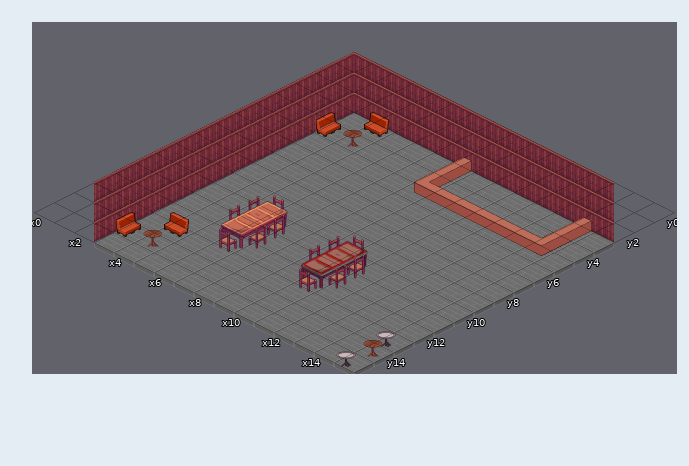
Tiled map, stored at Output/Assets/Maps/Mapa 1.5 Taberna.tmx. This is how it looked before the edit.
Cells are 128x64 px. Isometric: x runs down to the right, y down to the left. Shown: x 0..15, y 0..15.
New version:
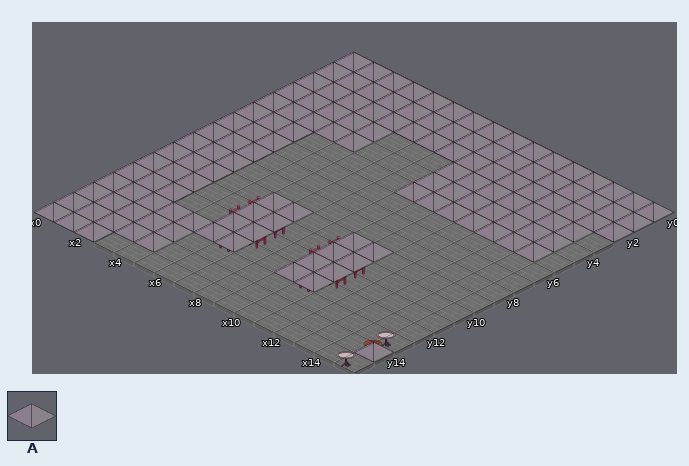
Key: from "128": A 0.
_ is an empty cell.
Tiles of an added or newly shown layer are drawn over the layers below it.
Author's note on the commit: Navigation Maps all
From old to new:
Layer "Navigation" (added):
y 0..2: x 0..15 ________________ -> AAAAAAAAAAAAAAAA
y 3..4: x 0..4 _____ -> AAAAA; x 8..14 _______ -> AAAAAAA
y 5: x 0..2 ___ -> AAA; x 8..14 _______ -> AAAAAAA
y 6..8: x 0..2 ___ -> AAA
y 9..11: x 0..2 ___ -> AAA; x 5..6 __ -> AA; x 9..10 __ -> AA
y 12: x 0..6 _______ -> AAAAAAA; x 9..10 __ -> AA
y 13: x 0..4 _____ -> AAAAA
y 14: x 0..4 _____ -> AAAAA; x 15 _ -> A
y 15: x 0..2 ___ -> AAA
Changed places in both pictures, as pixel boxes (x1, y1, x2, y2):
added: (34, 51, 674, 292)
added: (354, 341, 394, 362)
